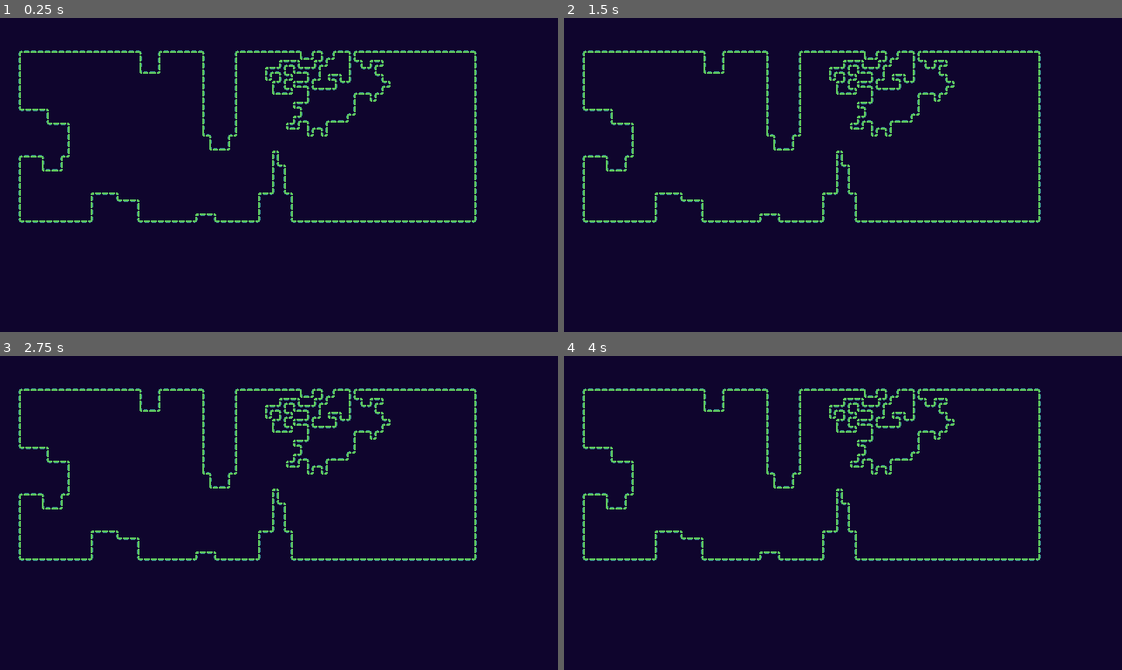
Above: before the commit, frames 1-4 (two rows, left to right).
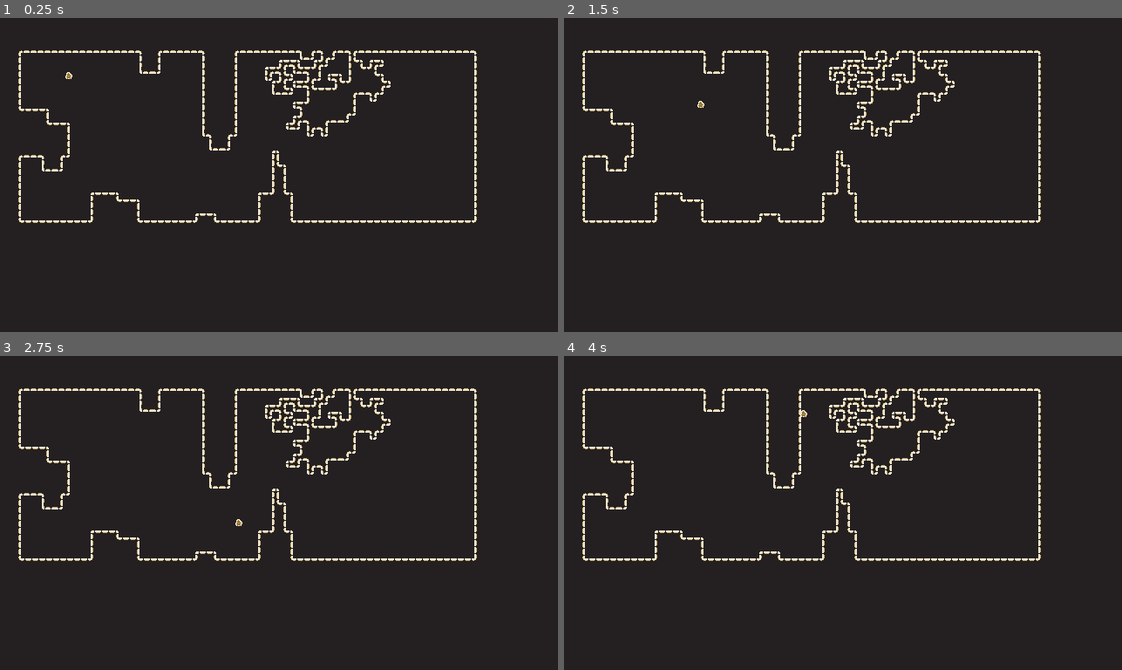
Above: after the commit, the same moments.

Repository: patoporh/palette-testing-godot
Game: Godot game, scene res://scenes/world.tscn
Same seed, same stepped clock (60 frames per second), same inputs: the game is played once before the commit and once after it.
Inputs:
- Up to frame 1 (0.25 s): no input
- Up to frame 2 (1.5 s): tap Enter at 0.5 s; hold D (right, bound only after the commit) 0.53-1.28 s; tap Space at 1.25 s; hold S (down, bound only after the commit) from 1.28 s (still down)
- Up to frame 3 (2.75 s): tap Enter at 2 s; release S (down, bound only after the commit) at 2.03 s; hold D (right, bound only after the commit) from 2.03 s (still down)
- Up to frame 4 (4 s): release D (right, bound only after the commit) at 2.78 s; hold W (up, bound only after the commit) 2.78-3.53 s; tap Space at 3.5 s; hold A (left, bound only after the commit) from 3.53 s (still down)

The runs differ from the first frame. In frame 1, 100% of the frame differs, in the area x 0-100%, y 0-100%; in frame 2, 100%; in frame 3, 100%; in frame 4, 100%.

Commit message:
Add a simple player

Diff:
--- a/project.godot
+++ b/project.godot
@@ -26,6 +26,33 @@
 window/stretch/mode="viewport"
 window/stretch/scale_mode="integer"
 
+[input]
+
+right={
+"deadzone": 0.5,
+"events": [Object(InputEventKey,"resource_local_to_scene":false,"resource_name":"","device":-1,"window_id":0,"alt_pressed":false,"shift_pressed":false,"ctrl_pressed":false,"meta_pressed":false,"pressed":false,"keycode":0,"physical_keycode":68,"key_label":0,"unicode":100,"location":0,"echo":false,"script":null)
+, Object(InputEventKey,"resource_local_to_scene":false,"resource_name":"","device":-1,"window_id":0,"alt_pressed":false,"shift_pressed":false,"ctrl_pressed":false,"meta_pressed":false,"pressed":false,"keycode":0,"physical_keycode":4194321,"key_label":0,"unicode":0,"location":0,"echo":false,"script":null)
+]
+}
+left={
+"deadzone": 0.5,
+"events": [Object(InputEventKey,"resource_local_to_scene":false,"resource_name":"","device":-1,"window_id":0,"alt_pressed":false,"shift_pressed":false,"ctrl_pressed":false,"meta_pressed":false,"pressed":false,"keycode":0,"physical_keycode":65,"key_label":0,"unicode":97,"location":0,"echo":false,"script":null)
+, Object(InputEventKey,"resource_local_to_scene":false,"resource_name":"","device":-1,"window_id":0,"alt_pressed":false,"shift_pressed":false,"ctrl_pressed":false,"meta_pressed":false,"pressed":false,"keycode":0,"physical_keycode":4194319,"key_label":0,"unicode":0,"location":0,"echo":false,"script":null)
+]
+}
+up={
+"deadzone": 0.5,
+"events": [Object(InputEventKey,"resource_local_to_scene":false,"resource_name":"","device":-1,"window_id":0,"alt_pressed":false,"shift_pressed":false,"ctrl_pressed":false,"meta_pressed":false,"pressed":false,"keycode":0,"physical_keycode":87,"key_label":0,"unicode":119,"location":0,"echo":false,"script":null)
+, Object(InputEventKey,"resource_local_to_scene":false,"resource_name":"","device":-1,"window_id":0,"alt_pressed":false,"shift_pressed":false,"ctrl_pressed":false,"meta_pressed":false,"pressed":false,"keycode":0,"physical_keycode":4194320,"key_label":0,"unicode":0,"location":0,"echo":false,"script":null)
+]
+}
+down={
+"deadzone": 0.5,
+"events": [Object(InputEventKey,"resource_local_to_scene":false,"resource_name":"","device":-1,"window_id":0,"alt_pressed":false,"shift_pressed":false,"ctrl_pressed":false,"meta_pressed":false,"pressed":false,"keycode":0,"physical_keycode":83,"key_label":0,"unicode":115,"location":0,"echo":false,"script":null)
+, Object(InputEventKey,"resource_local_to_scene":false,"resource_name":"","device":-1,"window_id":0,"alt_pressed":false,"shift_pressed":false,"ctrl_pressed":false,"meta_pressed":false,"pressed":false,"keycode":0,"physical_keycode":4194322,"key_label":0,"unicode":0,"location":0,"echo":false,"script":null)
+]
+}
+
 [rendering]
 
 textures/canvas_textures/default_texture_filter=0
--- /dev/null
+++ b/scenes/player.tscn
@@ -0,0 +1,18 @@
+[gd_scene load_steps=4 format=3 uid="uid://dsjkb7h3in2j"]
+
+[ext_resource type="Script" path="res://scripts/player.gd" id="1_5bl6e"]
+[ext_resource type="Texture2D" uid="uid://dh2vh5dc040dl" path="res://sprites/player.png" id="1_uh0g5"]
+
+[sub_resource type="RectangleShape2D" id="RectangleShape2D_bc3ap"]
+size = Vector2(6, 7)
+
+[node name="Player" type="CharacterBody2D"]
+motion_mode = 1
+script = ExtResource("1_5bl6e")
+
+[node name="Sprite2D" type="Sprite2D" parent="."]
+texture = ExtResource("1_uh0g5")
+
+[node name="CollisionShape2D" type="CollisionShape2D" parent="."]
+position = Vector2(0, 0.5)
+shape = SubResource("RectangleShape2D_bc3ap")
--- a/scenes/world.tscn
+++ b/scenes/world.tscn
@@ -1,7 +1,8 @@
-[gd_scene load_steps=3 format=3 uid="uid://b6borcvd56g6q"]
+[gd_scene load_steps=4 format=3 uid="uid://b6borcvd56g6q"]
 
 [ext_resource type="PackedScene" uid="uid://ewp7dsqtspth" path="res://scenes/palette_shader.tscn" id="1_dik1a"]
 [ext_resource type="TileSet" uid="uid://cu2yftjdob7sa" path="res://tilesets/tiles.tres" id="2_d1b70"]
+[ext_resource type="PackedScene" uid="uid://dsjkb7h3in2j" path="res://scenes/player.tscn" id="3_uv2yc"]
 
 [node name="World" type="Node"]
 
@@ -13,3 +14,6 @@
 format = 2
 layer_0/name = "foreground"
 layer_0/tile_data = PackedInt32Array(655404, 262144, 1, 720940, 524288, 1, 786476, 327680, 1, 852012, 589824, 2, 917548 …(67806 unchanged characters)…
+
+[node name="Player" parent="." instance=ExtResource("3_uv2yc")]
+position = Vector2(79, 66)
--- a/scripts/Global.gd
+++ b/scripts/Global.gd
@@ -9,24 +9,24 @@
 var palettes = {
 	"kirokaze":         PaletteShader.new_palette("#332c50,#46878f,#94e344,#e2f3e4"),
 	"marrow4":          PaletteShader.new_palette("#190700,#803715,#aa8733,#d2d0b3"),
-	"2bit-demichrome":  PaletteShader.new_palette("#211e20,#555568,#a0a08b,#e9efec"),
+	"2bit_demichrome":  PaletteShader.new_palette("#211e20,#555568,#a0a08b,#e9efec"),
 	"ayy4":             PaletteShader.new_palette("#00303b,#ff7777,#ffce96,#f1f2da"),
 	"bittersweet":      PaletteShader.new_palette("#282328,#545c7e,#c56981,#a3a29a"),
-	"blk-aqu4":         PaletteShader.new_palette("#002b59,#005f8c,#00b9be,#9ff4e5"),
+	"blk_aqu4":         PaletteShader.new_palette("#002b59,#005f8c,#00b9be,#9ff4e5"),
 	"bluem0ld":         PaletteShader.new_palette("#191b1a,#294257,#579c9a,#99c9b3"),
 	"crimson":          PaletteShader.new_palette("#1b0326,#7a1c4b,#ba5044,#eff9d6"),
-	"gold-toad":        PaletteShader.new_palette("#283593,#00695c,#ffb74d,#fff59d"),
+	"gold_toad":        PaletteShader.new_palette("#283593,#00695c,#ffb74d,#fff59d"),
 	"hallowpumpkin":    PaletteShader.new_palette("#300030,#602878,#f89020,#f8f088"),
 	"hollow":           PaletteShader.new_palette("#0f0f1b,#565a75,#c6b7be,#fafbf6"),
 	"honeygb":          PaletteShader.new_palette("#3e3a42,#877286,#f0b695,#e9f5da"),
-	"ice-cream":        PaletteShader.new_palette("#7c3f58,#eb6b6f,#f9a875,#fff6d3"),
+	"ice_cream":        PaletteShader.new_palette("#7c3f58,#eb6b6f,#f9a875,#fff6d3"),
 	"lava":             PaletteShader.new_palette("#051f39,#4a2480,#c53a9d,#ff8e80"),
 	"mist":             PaletteShader.new_palette("#2d1b00,#1e606e,#5ab9a8,#c4f0c2"),
 	"moonlight":        PaletteShader.new_palette("#0f052d,#203671,#36868f,#5fc75d"),
 	"pinball":          PaletteShader.new_palette("#160b09,#502010,#f66010,#eebb90"),
 	"rustic":           PaletteShader.new_palette("#2c2137,#764462,#a96868,#edb4a1"),
 	"spacehaze":        PaletteShader.new_palette("#0b0630,#6b1fb1,#cc3495,#f8e3c4"),
-	"warm-ochre":       PaletteShader.new_palette("#242021,#93722d,#cbae70,#eee6cf"),
+	"warm_ochre":       PaletteShader.new_palette("#242021,#93722d,#cbae70,#eee6cf"),
 	"wish":             PaletteShader.new_palette("#622e4c,#7550e8,#608fcf,#8be5ff")
 }
 
@@ -36,4 +36,4 @@
 	palette_shader.set_original_palette(palettes.marrow4)
 
 	## Sets the current palette
-	palette_shader.set_palette(palettes.moonlight)
+	palette_shader.set_palette(palettes.warm_ochre)
--- /dev/null
+++ b/scripts/player.gd
@@ -0,0 +1,15 @@
+extends CharacterBody2D
+
+
+const MAX_SPEED = 10000
+
+
+# Called every frame. 'delta' is the elapsed time since the previous frame.
+func _process(delta):
+	var input_h = Input.get_axis("left", "right")
+	var input_v = Input.get_axis("up", "down")
+
+	velocity.x = input_h * MAX_SPEED * delta
+	velocity.y = input_v * MAX_SPEED * delta
+
+	move_and_slide()
Binary file added: sprites/player.png
Not shown, added: sprites/player.png.import
